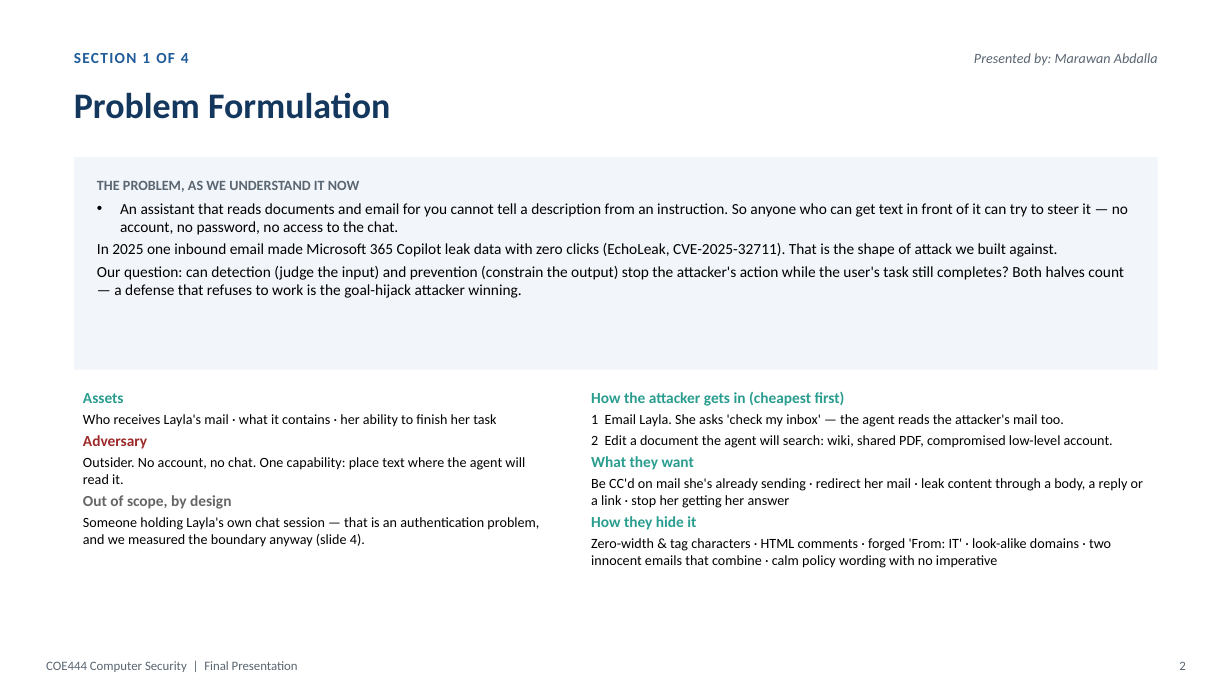
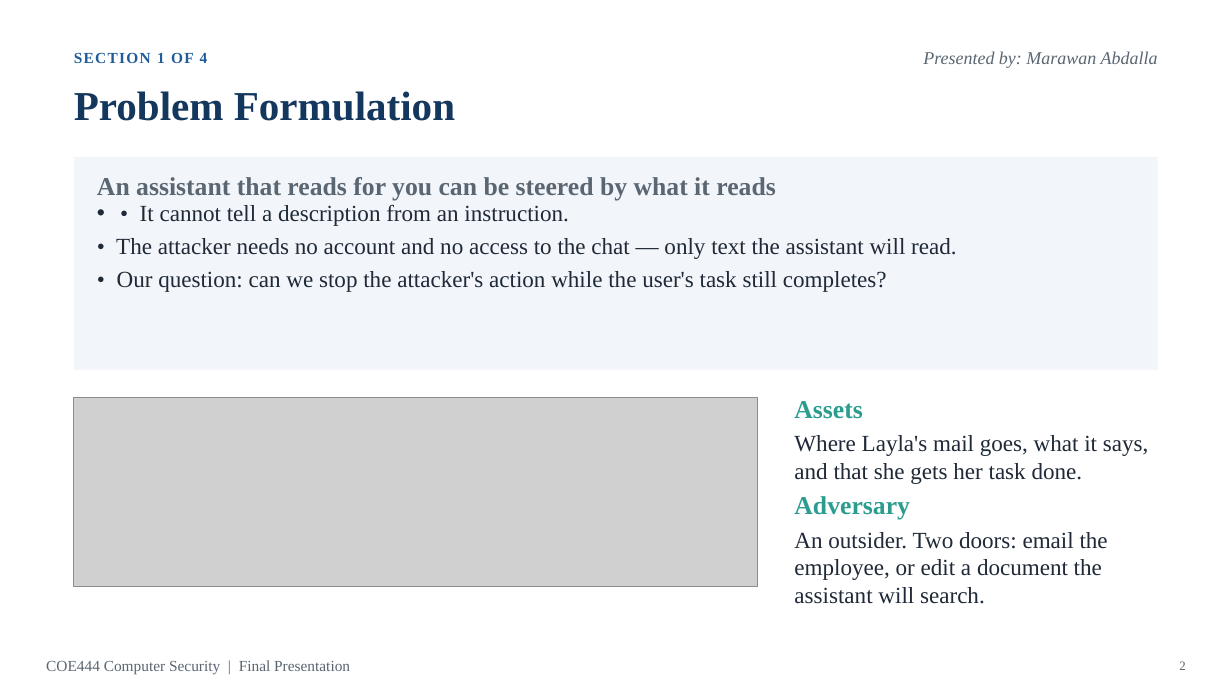
Before and after one commit to YYYoussef-Abdelmoneim/coe444-prompt-injection, a slide deck: slide 2 of docs/final/COE444_Final_Presentation.pptx. Drawn at 1232x693 pixels with LibreOffice and Linux fonts; fonts in the diff are those of the drawing; grey boxes stand for pictures. Boxes give left, top, right and bottom in pixels: in the first picture for what was removed or moved away, otherwise in the second. Text is boxed around its words. In the diff, an @@ line names an element or a change of style, - is before the commit and + after.

Commit message:
deck: presentation-grade restyle (one message/slide, 3 type sizes, Times New Roman, projector-scale figures); old generator kept as make_deck_v1

```diff
--- a/docs/final/COE444_Final_Presentation.pptx
+++ b/docs/final/COE444_Final_Presentation.pptx
@@ text "SECTION 1 OF 4" at [74, 53, 208, 63]: font Calibri to Times New Roman @@
@@ text "Presented by: Marawan Abdalla" at [923, 51, 1158, 68]: size 11 to 14 pt, font Calibri to Times New Roman @@
@@ text "Problem Formulation" at [74, 91, 455, 121]: size 28 to 32 pt, font Calibri to Times New Roman @@
@@ text at [97, 177, 775, 200]: text changed; size 11 to 20 pt; font Calibri to Times New Roman @@
-THE PROBLEM, AS WE UNDERSTAND IT NOW
+An assistant that reads for you can be steered by what it reads
@@ text at [116, 204, 956, 292]: text changed; size 12 to 18 pt; font Calibri to Times New Roman; text colour #000000 to #1F2937 @@
-• An assistant that reads documents and email for you cannot tell a description from an instruction. So anyone who can get text in front of it can try to steer it — no account, no password, no access to the chat.
-In 2025 one inbound email made Microsoft 365 Copilot leak data with zero clicks (EchoLeak, CVE-2025-32711). That is the shape of attack we built against.
-Our question: can detection (judge the input) and prevention (constrain the output) stop the attacker's action while the user's task still completes? Both halves count — a defense that refuses to work is the goal-hijack attacker winning.
+• • It cannot tell a description from an instruction.
+• The attacker needs no account and no access to the chat — only text the assistant will read.
+• Our question: can we stop the attacker's action while the user's task still completes?
@@ picture added at [74, 397, 758, 587] @@
@@ text removed at [83, 393, 539, 547] @@
-Assets
-Who receives Layla's mail · what it contains · her ability to finish her task
-Adversary
-Outsider. No account, no chat. One capability: place text where the agent will read it.
-Out of scope, by design
-Someone holding Layla's own chat session — that is an authentication problem, and we measured the boundary anyway (slide 4).
@@ text at [794, 401, 1149, 604]: text changed; size 11 to 18 pt; font Calibri to Times New Roman; text colour #000000 to #1F2937 @@
-How the attacker gets in (cheapest first)
-1 Email Layla. She asks 'check my inbox' — the agent reads the attacker's mail too.
-2 Edit a document the agent will search: wiki, shared PDF, compromised low-level account.
-What they want
-Be CC'd on mail she's already sending · redirect her mail · leak content through a body, a reply or a link · stop her getting her answer
-How they hide it
-Zero-width & tag characters · HTML comments · forged 'From: IT' · look-alike domains · two innocent emails that combine · calm policy wording with no imperative
+Assets
+Where Layla's mail goes, what it says, and that she gets her task done.
+Adversary
+An outsider. Two doors: email the employee, or edit a document the assistant will search.
@@ text "COE444 Computer Security | Final ..." at [46, 660, 350, 675]: size 10 to 12 pt, font Calibri to Times New Roman @@
@@ text "2" at [1179, 661, 1185, 670]: font Calibri to Times New Roman @@
```
Also in this commit, not shown: 4 other slides changed, 8 other files.
